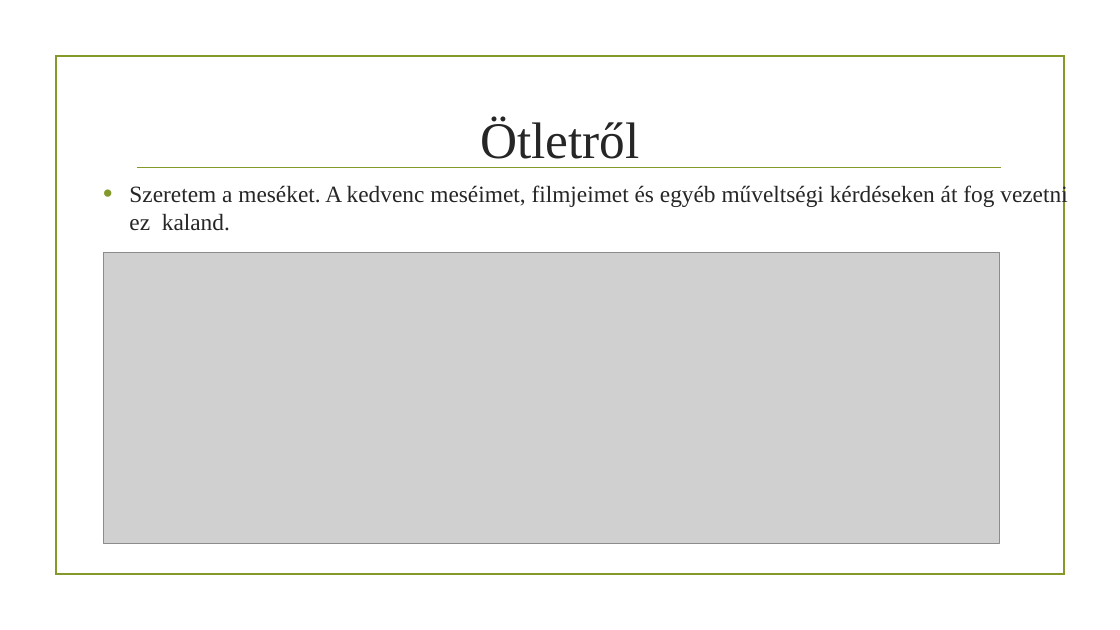
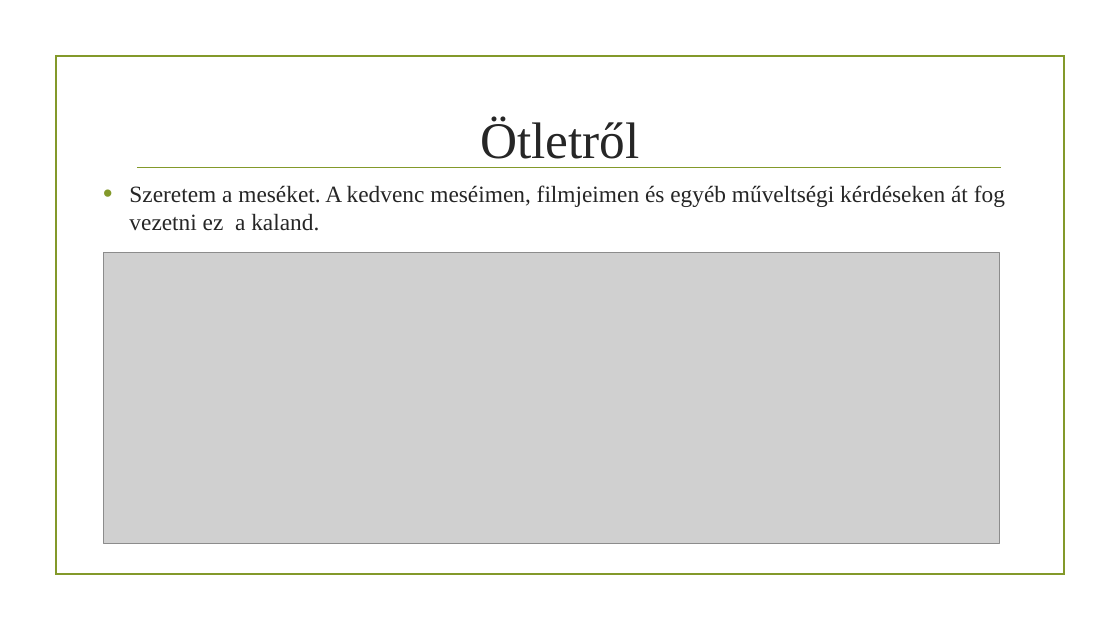
Before and after one commit to mia780/projektmunka, a slide deck: slide 2 of Projektmunka.pptx. Drawn at 1120x630 pixels with LibreOffice and Linux fonts; fonts in the diff are those of the drawing; grey boxes stand for pictures; background and template pictures are left out. Boxes give left, top, right and bottom in pixels: in the first picture for what was removed or moved away, otherwise in the second. Text is boxed around its words. In the diff, an @@ line names an element or a change of style, - is before the commit and + after.

```diff
--- a/Projektmunka.pptx
+++ b/Projektmunka.pptx
@@ text at [129, 185, 1005, 231]: text changed @@
-  • Szeretem a meséket. A kedvenc meséimet, filmjeimet és egyéb műveltségi kérdéseken át fog vezetni ez kaland.
+  • Szeretem a meséket. A kedvenc meséimen, filmjeimen és egyéb műveltségi kérdéseken át fog vezetni ez a kaland.
```
Also in this commit, not shown: 8 other slides changed.
